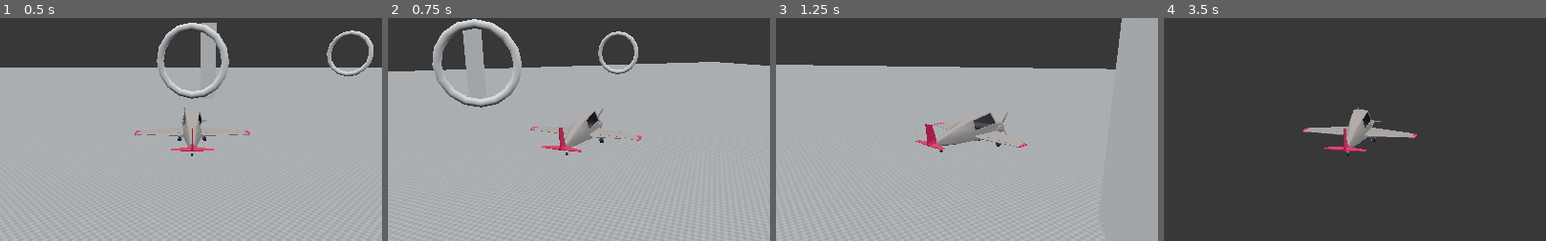
Above: before the commit, frames 1-4 (left to right).
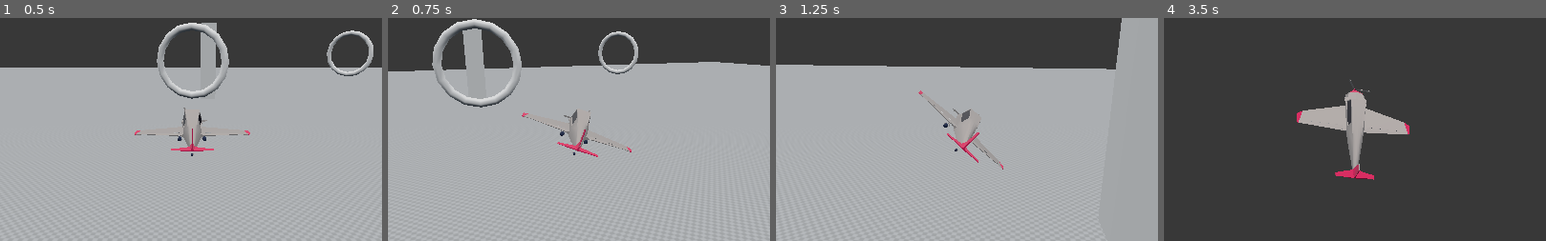
Above: after the commit, the same moments.

Repository: edbeeching/godot_rl_agents
Game: Godot game, scene res://TestPlane.tscn
The game is run twice, just before and just after one commit, with the same random seed, the same clock (stepped at 60 frames per second) and the same inputs.
Inputs:
- Up to frame 1 (0.5 s): no input
- Up to frame 2 (0.75 s): hold D (roll_right) from 0.53 s (still down)
- Up to frame 3 (1.25 s): keep holding D (roll_right)
- Up to frame 4 (3.5 s): release D (roll_right) at 1.28 s; hold S (pitch_down) 1.28-2.03 s; hold D (roll_right) 2.03-2.78 s; hold W (pitch_up) from 2.78 s (still down)
The pictures show only the part of the screen within x 25-75%, y 25-75%; the shares and areas given below are measured in that part.

Frame 1 is identical in both runs. In frame 2, 1.2% of the frame differs, in the area x 35-67%, y 40-63%; in frame 3, 1.8%; in frame 4, 3.7%, in the area x 34-67%, y 27-73%.

Commit message:
Updated plan model dynamics for the FlyBy environment

Diff:
--- a/envs/example_envs/FlyBy/Plane.gd
+++ b/envs/example_envs/FlyBy/Plane.gd
@@ -38,7 +38,8 @@
 #        $Mesh/Body.rotation.y = 0
 #    else:
 #        # Roll the body based on the turn input
-    $PlaneModel.rotation.y = lerp($PlaneModel.rotation.y, turn_input, level_speed * delta)
+    $PlaneModel.rotation.z = lerp($PlaneModel.rotation.z, turn_input, level_speed * delta)
+    $PlaneModel.rotation.x = lerp($PlaneModel.rotation.x, pitch_input, level_speed * delta)
 
     # Accelerate/decelerate
     forward_speed = lerp(forward_speed, target_speed, acceleration * delta)
